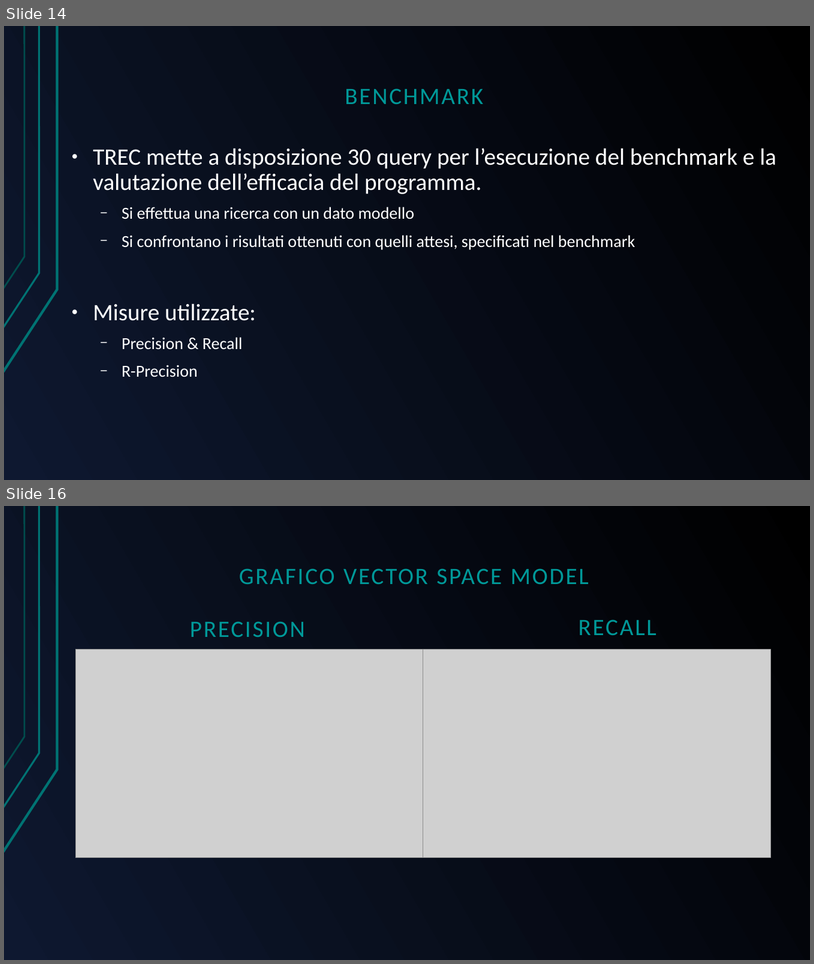
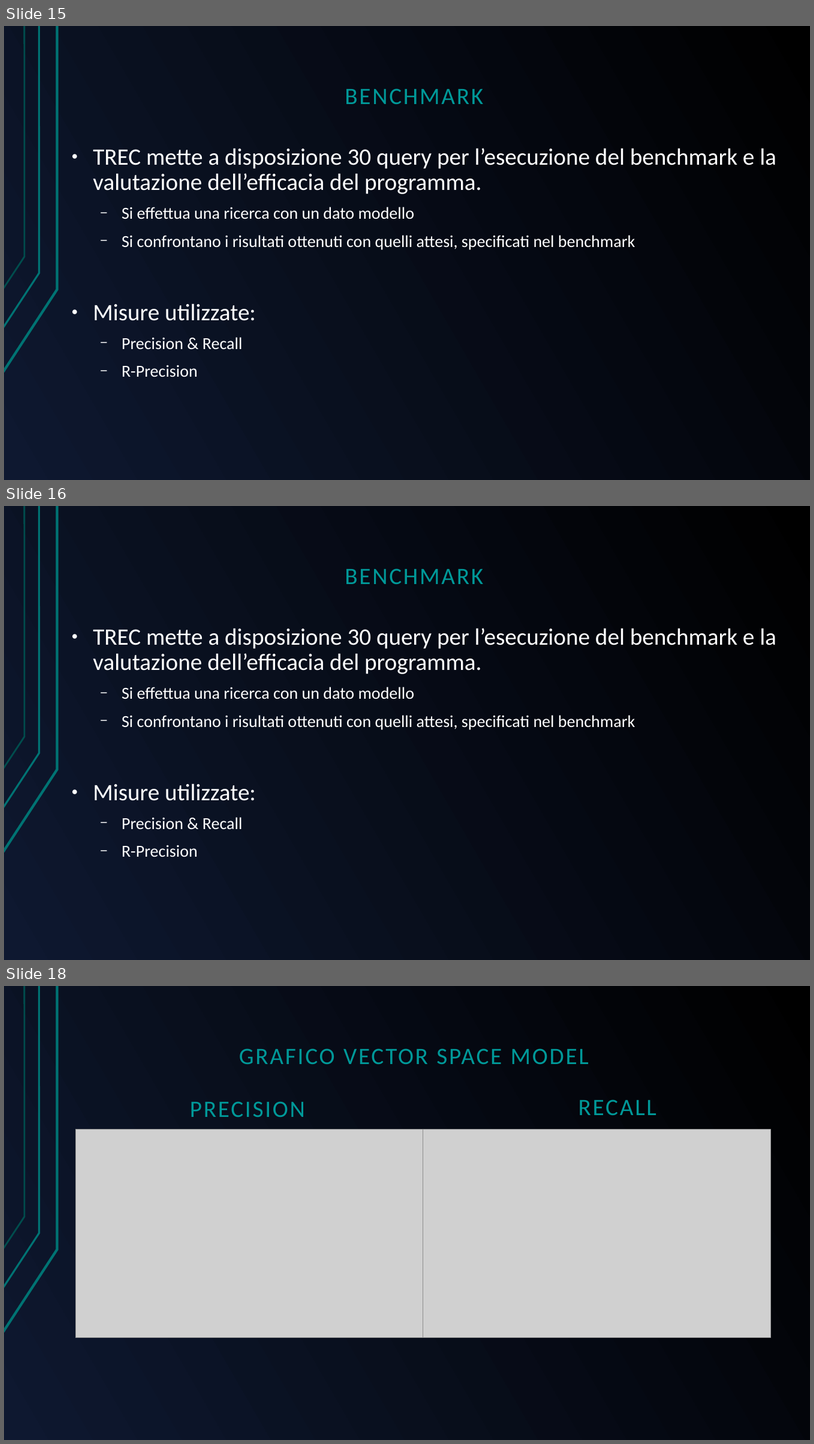
Before and after one commit to GreRagu/ProgettoGavi, a slide deck: Hegregio.odp. Shown one above the other, each under a label of ours: slides 14 and 16 before the commit, slides 15, 16 and 18 after it; the slides between them are not shown. The pictures are 814x964 and 814x1444 pixels, drawn with LibreOffice and Linux fonts; fonts in the diff are those of the drawing; grey boxes stand for pictures. Boxes give left, top, right and bottom in pixels: in the first picture for what was removed or moved away, otherwise in the second. Text is boxed around its words. In the diff, an @@ line names an element or a change of style, - is before the commit and + after.

```diff
--- a/Hegregio.odp
+++ b/Hegregio.odp
@@ slide 16 added at (4, 506, 810, 960), background gradient #000000 to #0E1830; not listed: 3 template elements that a slide beside it also shows @@
@@ text added at (345, 568, 483, 584), 28 pt, text #009999 @@
+BENCHMARK
@@ text added at (93, 628, 777, 856), 20 pt, text #FFFFFF @@
+● TREC mette a disposizione 30 query per l’esecuzione del benchmark e la valutazione dell’efficacia del programma.
+  − Si effettua una ricerca con un dato modello
+  − Si confrontano i risultati ottenuti con quelli attesi, specificati nel benchmark
+● Misure utilizzate:
+  − Precision & Recall
+  − R-Precision
@@ what was slide 14 is now slide 15 @@
@@ what was slide 16 is now slide 18 @@
```
Also in this commit, not shown: 5 slides changed, 2 other slides added, 4 slides removed, 1 other file.
